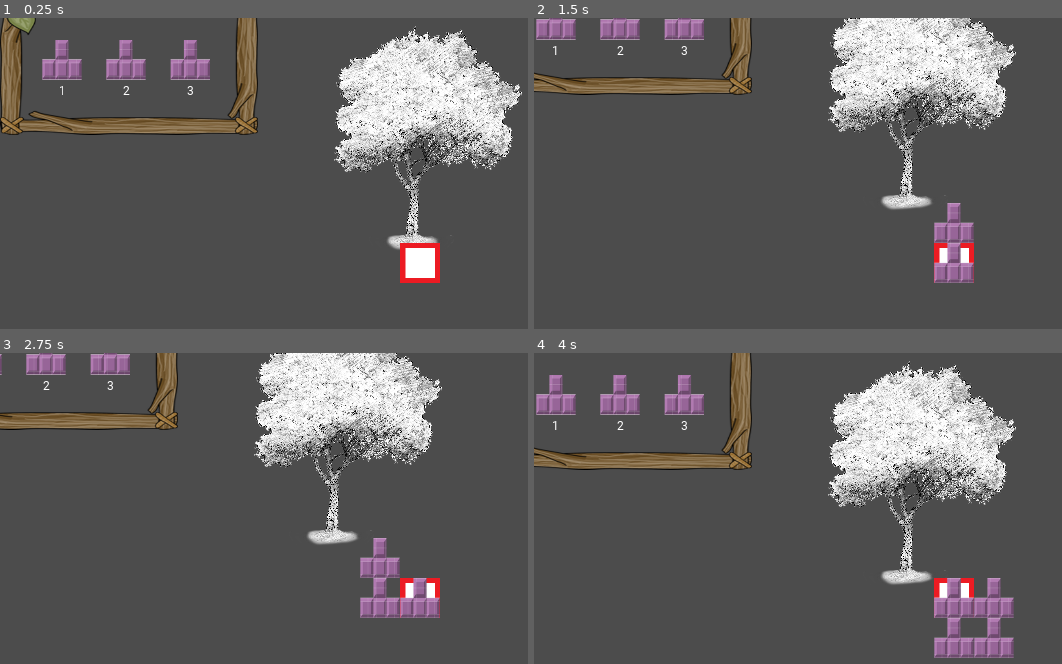
Above: before the commit, frames 1-4 (two rows, left to right).
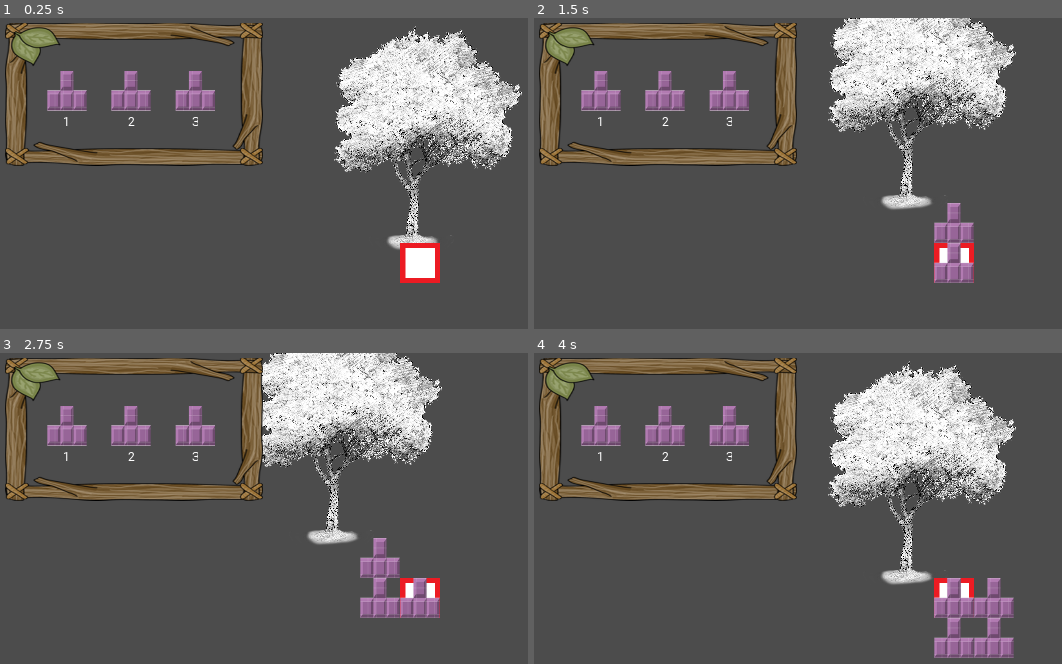
Above: after the commit, the same moments.

Repository: DEF-42/treeOfLife
Game: Godot game, scene res://Scenes/World.tscn
The game is run twice, just before and just after one commit, with the same random seed, the same clock (stepped at 60 frames per second) and the same inputs.
Inputs:
- Up to frame 1 (0.25 s): no input
- Up to frame 2 (1.5 s): tap Enter at 0.5 s; hold Right (ui_right) 0.53-1.28 s; tap Keypad 1 (numpad_1) at 0.6 s; tap Space at 1.25 s; hold Down (ui_down) from 1.28 s (still down); tap Keypad 2 (numpad_2) at 1.35 s
- Up to frame 3 (2.75 s): tap Enter at 2 s; release Down (ui_down) at 2.03 s; hold Right (ui_right) from 2.03 s (still down); tap Keypad 3 (numpad_3) at 2.1 s
- Up to frame 4 (4 s): tap Space at 2.75 s; release Right (ui_right) at 2.78 s; hold Up (ui_up) 2.78-3.53 s; tap Keypad 1 (numpad_1) at 2.85 s; tap Enter at 3.5 s; hold Left (ui_left) from 3.53 s (still down); tap Keypad 2 (numpad_2) at 3.6 s

The runs differ from the first frame. In frame 1, 14% of the frame differs, in the area x 0-50%, y 0-48%; in frame 2, 12%; in frame 3, 12%; in frame 4, 14%.

Commit message:
RootSelector AlwaysVisible

Diff:
--- a/Scenes/World.tscn
+++ b/Scenes/World.tscn
@@ -13,4 +13,7 @@
 [node name="Grid" parent="." instance=ExtResource( 1 )]
 position = Vector2( 0, 500 )
 
-[node name="RootSelector" parent="." instance=ExtResource( 2 )]
+[node name="UIContainer" type="CanvasLayer" parent="."]
+
+[node name="RootSelector" parent="UIContainer" instance=ExtResource( 2 )]
+position = Vector2( 10, 12 )
